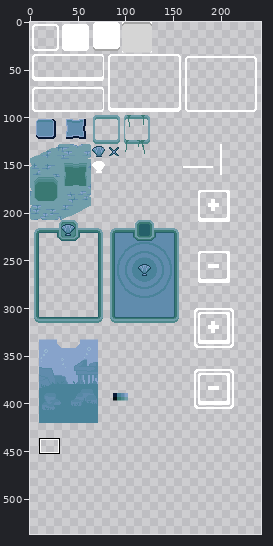
File history of a pixel-art file, gmtk-2026/assets/sprites/UI.aseprite. The picture above shows the old version from afar; the outline marks the close-up.
Close-up. First the earlier version:
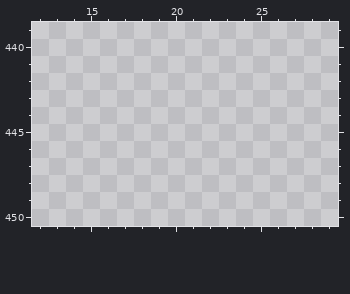
256x480 pixels, 1 frame. Shown: x 12..29, y 439..450. The old version is drawn lined up with the new one, on the new canvas. The wide view leaves out empty margins. The commit also changed other parts of the picture, which this record leaves out.
Now the later version:
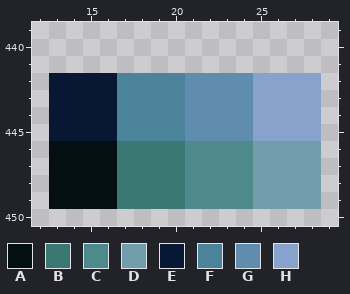
Palette (. is transparent): A #030f13  B #3a7973  C #4e898c  D #719eaa  E #081834  F #4a839a  G #608cad  H #87a3cb
Diff:
canvas 256x480 -> 256x544
Changed rows in their new state; - is an unchanged pixel.
first column x 13:
442 EEEEFFFFGGGGHHHH
443 EEEEFFFFGGGGHHHH
444 EEEEFFFFGGGGHHHH
445 EEEEFFFFGGGGHHHH
446 AAAABBBBCCCCDDDD
447 AAAABBBBCCCCDDDD
448 AAAABBBBCCCCDDDD
449 AAAABBBBCCCCDDDD
Changed places in both close-ups, as pixel boxes (x1, y1, x2, y2):
added: (49, 73, 321, 209)
